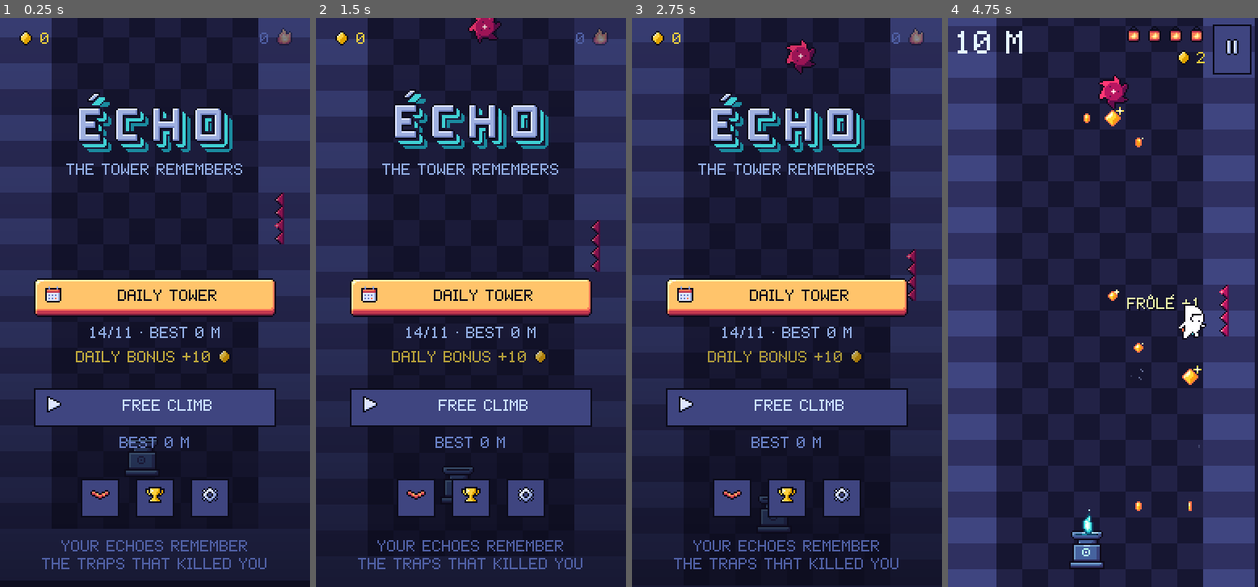
Above: before the commit, frames 1-4 (left to right).
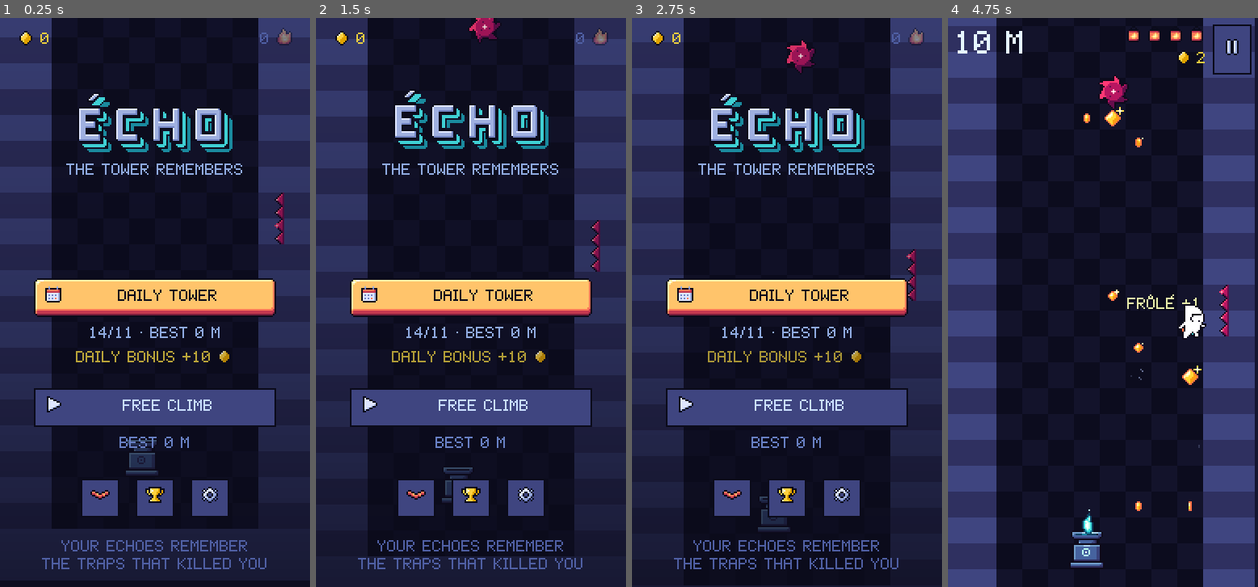
Above: after the commit, the same moments.

Repository: IzumiH2005/Testing
Game: Godot game, scene res://scenes/main.tscn
The game is run twice, just before and just after one commit, with the same random seed, the same clock (stepped at 60 frames per second) and the same inputs.
Inputs (mouse positions are in pixels of both pictures, inside the frame that each line leads up to):
- Up to frame 1 (0.25 s): no input
- Up to frame 2 (1.5 s): tap Enter at 0.5, 0.6, 1.35 s; move the mouse to (539, 274) at 0.52 s; hold Up 0.53-1.28 s; click (539, 274) at 0.67 s; tap Space at 0.77 s; move the mouse to (409, 330) at 1.27 s
- Up to frame 3 (2.75 s): tap Space at 1.52 s; move the mouse to (818, 177) at 2.02 s; hold Up from 2.03 s (still down); tap Enter at 2.1 s
- Up to frame 4 (4.75 s): move the mouse to (1087, 416) at 2.77 s; tap Enter at 2.85, 3.6, 4.35 s; click (1087, 416) at 2.92 s; tap Space at 3.02, 3.77, 4.52 s; move the mouse to (1196, 387) at 3.52 s; release Up at 3.53 s; move the mouse to (1010, 217) at 4.27 s

The runs differ from the first frame. In frame 4, 32% of the frame differs, in the area x 15-83%, y 0-100%.

Commit message:
ÉCHO : murs et fonds par biome (Crypte, Fonderie), transitions, autels de biome, mode de capture du décor
Co-Authored-By: Claude Opus 5.5 <noreply@anthropic.com>
Claude-Session: https://claude.ai/code/session_013wkJT9ZrGrrZzfFCfUVAVk

Diff:
--- a/jeu/game/scripts/world_draw.gd
+++ b/jeu/game/scripts/world_draw.gd
@@ -64,24 +64,32 @@
 
 # ------------------------------------------------------------------ décor
 
+const BIOME_ENV := ["crypte", "fonderie", "bibliotheque", "", "", ""]
+const DECO_PERIOD := 12
+
+func _env_name(bi: int) -> String:
+	var n: String = BIOME_ENV[clampi(bi, 0, 5)]
+	if n != "" and A.tex("env/wall_%s_L" % n):
+		return n
+	return ""
+
 func _draw_background(top: float, bot: float) -> void:
+	_draw_layers(top, bot)
 	var r0 := int(floor(top / TILE))
 	var r1 := int(ceil(bot / TILE))
-	var back := A.tex("env/back")
 	var wall := A.tex("env/wall")
 	for r in range(r0, r1 + 1):
 		if r >= 0:
 			continue
 		var y := r * TILE
+		var m := -r - 1
 		var dd: Dictionary = w.tower.deco_for_row(r)
-		var bi := Tower.biome_index(-r - 1)
+		var bi := Tower.biome_index(m)
+		var env := _env_name(bi)
+		if env != "":
+			_draw_wall_row(r, y, m, bi, env, dd)
+			continue
 		var tint: Color = BIOME_TINT[clampi(bi, 0, 5)]
-		for i in 8:
-			var x := WL + i * TILE
-			if back:
-				draw_texture_rect_region(back, Rect2(x, y, TILE, TILE), Rect2(dd.back[i] * TILE, 0, TILE, TILE), tint)
-			else:
-				draw_rect(Rect2(x, y, TILE, TILE), (A.P.d if (i + r) % 2 == 0 else A.P.b) * tint)
 		if wall:
 			var shade := Color(0.62, 0.62, 0.75) * tint
 			draw_texture_rect_region(wall, Rect2(0, y, TILE, TILE), Rect2(((dd.wr + 1) % 4) * TILE, 0, TILE, TILE), shade)
@@ -91,6 +99,146 @@
 		else:
 			draw_rect(Rect2(0, y, WL, TILE), (A.P.s if r % 2 == 0 else A.P.n) * tint)
 			draw_rect(Rect2(WR, y, 192 - WR, TILE), (A.P.s if r % 2 == 0 else A.P.n) * tint)
+
+## Module de décor commençant à la rangée r dans la colonne intérieure c (0 = gauche, 1 = droite), ou -1.
+func _deco_at(r: int, c: int) -> int:
+	var off := posmod(hash(Vector2i(w.tower.seed_value, 7 + c)), DECO_PERIOD)
+	if posmod(r + off, DECO_PERIOD) != 0 or r >= -2:
+		return -1
+	var block := int(floor(float(r + off) / DECO_PERIOD))
+	var h := posmod(hash(Vector3i(w.tower.seed_value, r, c)), 3) + 1
+	return 0 if posmod(block, 2) == 0 else h
+
+## Index de tuile pour la rangée r, colonne c : remplace le tirage par une tuile éclairée autour d'une source.
+func _wall_lit(r: int, c: int) -> int:
+	if _deco_at(r + 1, c) == 0:
+		return 0
+	if _deco_at(r - 2, c) == 0:
+		return 1
+	return -1
+
+func _draw_wall_row(r: int, y: float, m: int, bi: int, env: String, dd: Dictionary) -> void:
+	var shade := Color(0.7, 0.7, 0.78)
+	var tl := A.tex("env/wall_%s_L" % env)
+	var tr := A.tex("env/wall_%s_R" % env)
+	var il: int = dd.wl
+	var ir: int = dd.wr
+	var rare := posmod(hash(Vector2i(w.tower.seed_value * 31, r)), 40) == 0
+	if rare:
+		il = 6
+	# transition vers le biome suivant (tuile 0 = dernière rangée, tuile 1 = première du biome du haut)
+	var trans := ""
+	var ti := 0
+	if bi + 1 < Tower.BIOMES.size() and m == int(Tower.BIOMES[bi + 1].start) - 1:
+		trans = env
+		ti = 0
+	elif bi > 0 and m == int(Tower.BIOMES[bi].start):
+		trans = _env_name(bi - 1)
+		ti = 1
+	if trans != "":
+		var nxt: String = BIOME_ENV[clampi(bi + (1 if ti == 0 else 0), 0, 5)]
+		var tt_l := A.tex("env/wall_%s_to_%s_L" % [trans, nxt])
+		var tt_r := A.tex("env/wall_%s_to_%s_R" % [trans, nxt])
+		if tt_l and tt_r:
+			draw_texture_rect_region(tt_r, Rect2(0, y, TILE, TILE), Rect2(ti * TILE, 0, TILE, TILE), shade)
+			draw_texture_rect_region(tt_l, Rect2(16, y, TILE, TILE), Rect2(ti * TILE, 0, TILE, TILE))
+			draw_texture_rect_region(tt_r, Rect2(WR, y, TILE, TILE), Rect2(ti * TILE, 0, TILE, TILE))
+			draw_texture_rect_region(tt_l, Rect2(WR + TILE, y, TILE, TILE), Rect2(ti * TILE, 0, TILE, TILE), shade)
+			return
+	# colonnes extérieures (assombries)
+	draw_texture_rect_region(tr, Rect2(0, y, TILE, TILE), Rect2(((ir + 1) % 4) * TILE, 0, TILE, TILE), shade)
+	draw_texture_rect_region(tl, Rect2(WR + TILE, y, TILE, TILE), Rect2(((dd.wl + 2) % 4) * TILE, 0, TILE, TILE), shade)
+	# colonnes intérieures
+	var cols := [[16, tl, il, "L"], [WR, tr, ir, "R"]]
+	for c in 2:
+		var x: int = cols[c][0]
+		var tex: Texture2D = cols[c][1]
+		var idx: int = cols[c][2]
+		var side: String = cols[c][3]
+		var lit := _wall_lit(r, c)
+		var lt := A.tex("env/wall_%s_lit_%s" % [env, side])
+		if lit >= 0 and lt:
+			draw_texture_rect_region(lt, Rect2(x, y, TILE, TILE), Rect2(lit * TILE, 0, TILE, TILE))
+		else:
+			draw_texture_rect_region(tex, Rect2(x, y, TILE, TILE), Rect2(idx * TILE, 0, TILE, TILE))
+		# module de décor 16×32 : il couvre les rangées r et r+1 ; on le dessine sur la rangée du bas (r+1) pour passer par-dessus.
+		var dm := _deco_at(r - 1, c)
+		var dt := A.tex("env/wall_%s_deco_%s" % [env, side])
+		if dm >= 0 and dt and Tower.biome_index(m + 1) == bi:
+			draw_texture_rect_region(dt, Rect2(x, y - TILE, TILE, 2 * TILE), Rect2(dm * TILE, 0, TILE, 2 * TILE))
+
+## Plans de fond (bg0 0.10, bg1 0.30, bg2 0.60), découpés par biome.
+func _draw_layers(top: float, bot: float) -> void:
+	var back := A.tex("env/back")
+	var y_lo := minf(bot, 0.0)
+	if top >= y_lo:
+		return
+	for bi in Tower.BIOMES.size():
+		var s0: float = -float(Tower.BIOMES[bi].start) * TILE
+		var s1: float = -INF if bi + 1 >= Tower.BIOMES.size() else -float(Tower.BIOMES[bi + 1].start) * TILE
+		var a := maxf(top, s1)
+		var b := minf(y_lo, s0)
+		if a >= b:
+			continue
+		var env: String = BIOME_ENV[bi]
+		var bg0 := A.tex("env/bg0_%s" % env) if env != "" else null
+		if bg0:
+			_layer(bg0, 0.10, Vector2(64, 0), 256.0, a, b, -1)
+			var bg1 := A.tex("env/bg1_%s" % env)
+			if bg1:
+				_layer(bg1, 0.30, Vector2(32, 0), 256.0, a, b, -1)
+		else:
+			_old_back(back, bi, a, b)
+		var bg2 := A.tex("env/bg2_%s" % env) if env != "" else null
+		if bg2:
+			for band in 2:
+				_layer(bg2, 0.60, Vector2(WL + band * 96, 0), 32.0, a, b, band, env)
+
+func _old_back(back: Texture2D, bi: int, a: float, b: float) -> void:
+	var tint: Color = BIOME_TINT[clampi(bi, 0, 5)] * Color(0.55, 0.55, 0.62)
+	for r in range(int(floor(a / TILE)), int(ceil(b / TILE))):
+		var y0 := maxf(r * TILE, a)
+		var y1 := minf((r + 1) * TILE, b)
+		if y1 <= y0:
+			continue
+		var dd: Dictionary = w.tower.deco_for_row(r)
+		for i in 8:
+			var x := WL + i * TILE
+			if back:
+				draw_texture_rect_region(back, Rect2(x, y0, TILE, y1 - y0), Rect2(dd.back[i] * TILE, y0 - r * TILE, TILE, y1 - y0), tint)
+			else:
+				draw_rect(Rect2(x, y0, TILE, y1 - y0), (A.P.d if (i + r) % 2 == 0 else A.P.b) * tint)
+
+## Pose un plan en parallaxe entre a et b (coordonnées monde).
+## band < 0 : texture pleine largeur 128 (src.x = décalage). band >= 0 : bande de 32 px de bg2 avec choix de panneau.
+func _layer(tex: Texture2D, p: float, at: Vector2, h: float, a: float, b: float, band: int, env := "") -> void:
+	var base: float = w.cam_y * (1.0 - p)
+	var k0 := int(floor((a - base) / h))
+	var k1 := int(floor((b - base) / h))
+	var deco := A.tex("env/bg2_%s_deco" % env) if band >= 0 else null
+	for k in range(k0, k1 + 1):
+		var uy := base + k * h
+		var y0 := maxf(uy, a)
+		var y1 := minf(uy + h, b)
+		if y1 <= y0:
+			continue
+		var sy := y0 - uy
+		if band < 0:
+			var ty := fposmod(uy - base, float(tex.get_height()))
+			draw_texture_rect_region(tex, Rect2(WL, y0, WR - WL, y1 - y0), Rect2(at.x, ty + sy, WR - WL, y1 - y0))
+		else:
+			var hh := posmod(hash(Vector3i(w.tower.seed_value, k, band + 3)), 60)
+			var sx := 0
+			if env == "crypte":
+				sx = 0 if hh >= 10 else (1 + hh % 3) * 32
+			else:
+				sx = 0 if hh >= 18 else (1 + hh % 3) * 32
+			draw_texture_rect_region(tex, Rect2(at.x, y0, 32, y1 - y0), Rect2(sx, sy, 32, y1 - y0))
+			if deco and hh >= 54:
+				draw_texture_rect_region(deco, Rect2(at.x, y0, 32, y1 - y0), Rect2((hh % 3) * 32, sy, 32, y1 - y0))
+			# bord intérieur de la bande assombri (cache le bord franc)
+			var ex := at.x + (31 if band == 0 else 0)
+			draw_rect(Rect2(ex, y0, 1, y1 - y0), Color(0, 0, 0, 0.45))
 
 func _draw_water(top: float, bot: float) -> void:
 	var m0 := Tower.meters_at(bot)
@@ -109,7 +257,8 @@
 					xx += 8.0
 
 func _draw_floor() -> void:
-	var fl := A.tex("env/floor")
+	var fs := A.tex("env/floor_start")
+	var fl := fs if fs else A.tex("env/floor")
 	for i in 12:
 		var x := i * TILE
 		if fl:
@@ -381,6 +530,13 @@
 			var ax: float = float(e.x)
 			var ay: float = float(e.y)
 			var at := Vector2(ax - 16, ay + 8 - 32)
+			var abi := Tower.biome_index(int(e.m))
+			var alt_env: String = {1: "env/altar_fonderie", 2: "env/altar_bibliotheque"}.get(abi, "")
+			if alt_env != "" and A.tex(alt_env):
+				draw_texture(A.tex(alt_env), at, Color(1, 1, 1) if on else Color(0.7, 0.7, 0.8))
+				if on:
+					_spr("env/altar_flame", 8, 16, int(w.t_global / 0.09) % 6, at + Vector2(12, -5))
+				return
 			if _spr("fx/altar", 32, 32, 1 if on else 0, at):
 				if on:
 					_spr("fx/altar_flame", 8, 16, int(w.t_global * 10.0) % 6, at + Vector2(12, -5))
--- a/jeu/game/tests/shot_driver.gd
+++ b/jeu/game/tests/shot_driver.gd
@@ -42,6 +42,9 @@
 				w.tap()
 
 func _run() -> void:
+	if "--env" in OS.get_cmdline_user_args():
+		await _env_run()
+		return
 	Game.data.tuto_done = false
 	Game.data.tuto_turn_done = false
 	Game.data.shards = 240
@@ -102,3 +105,15 @@
 	await wait(0.5)
 	await shot("menu_after")
 	get_tree().quit()
+
+## Captures du décor à des hauteurs fixes (état READY : la caméra ne bouge pas seule).
+func _env_run() -> void:
+	main.start_run(true)
+	await wait(0.6)
+	var w = main.world
+	for m in [2, 60, 140, 156, 250, 360]:
+		w.cam_y = -m * 16.0 - w._vh() * 0.5
+		w.tower.ensure(w.cam_y - 400.0)
+		await wait(0.3)
+		await shot("env_%dm" % m)
+	get_tree().quit()
Not shown, changed: jeu/game/chunks/b1/b1_boss_sonneur.txt
Not shown, changed: jeu/game/chunks/b1/b1_i_o4_rail.txt
Not shown, changed: jeu/game/chunks/b1/b1_i_o5_rail_v.txt
Not shown, changed: jeu/game/chunks/b1/b1_m_deux_rails.txt
Not shown, changed: jeu/game/chunks/b1/b1_m_laser_rail.txt
Not shown, changed: jeu/game/chunks/b1/b1_p_double_tenaille.txt
Not shown, changed: jeu/game/chunks/b1/b1_p_gantelet.txt
Not shown, changed: jeu/game/chunks/b1/b1_p_horloge.txt
Not shown, changed: jeu/game/chunks/b1/b1_p_meules.txt
Not shown, changed: jeu/game/chunks/b1/b1_p_pilier.txt
Not shown, changed: jeu/game/chunks/b1/b1_p_tir_croise.txt
Not shown, added: jeu/game/chunks/b2/b2_contrefort_marche.txt
(and 36 more such lines)
